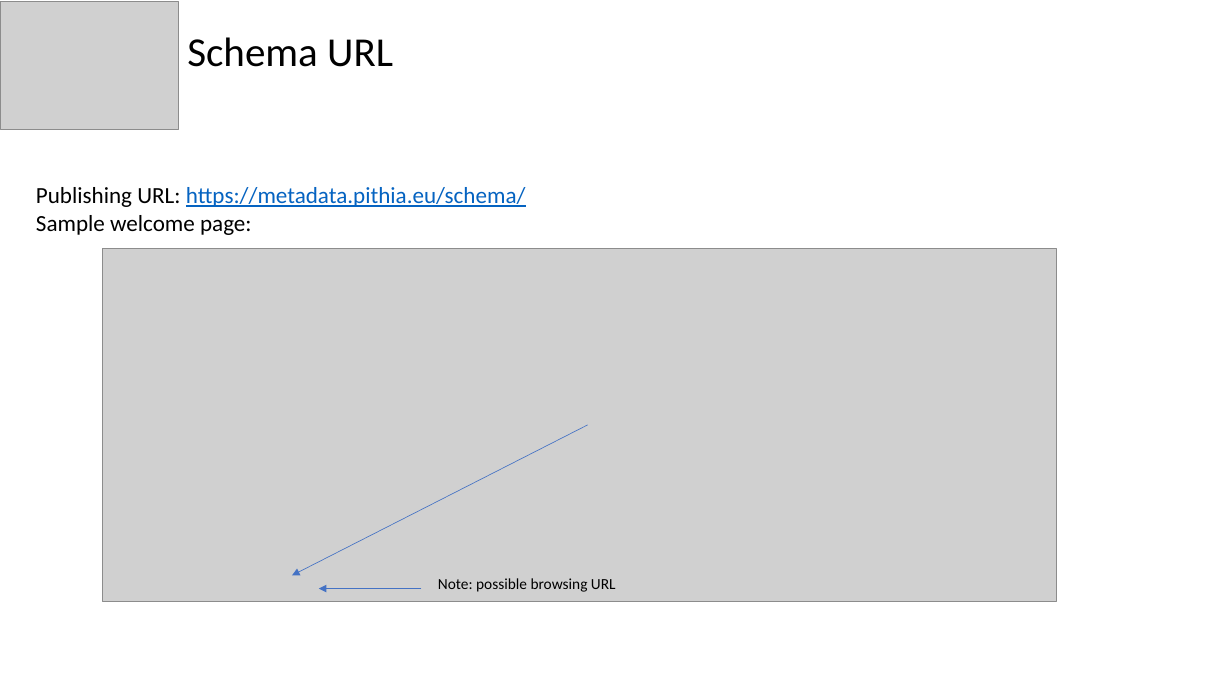
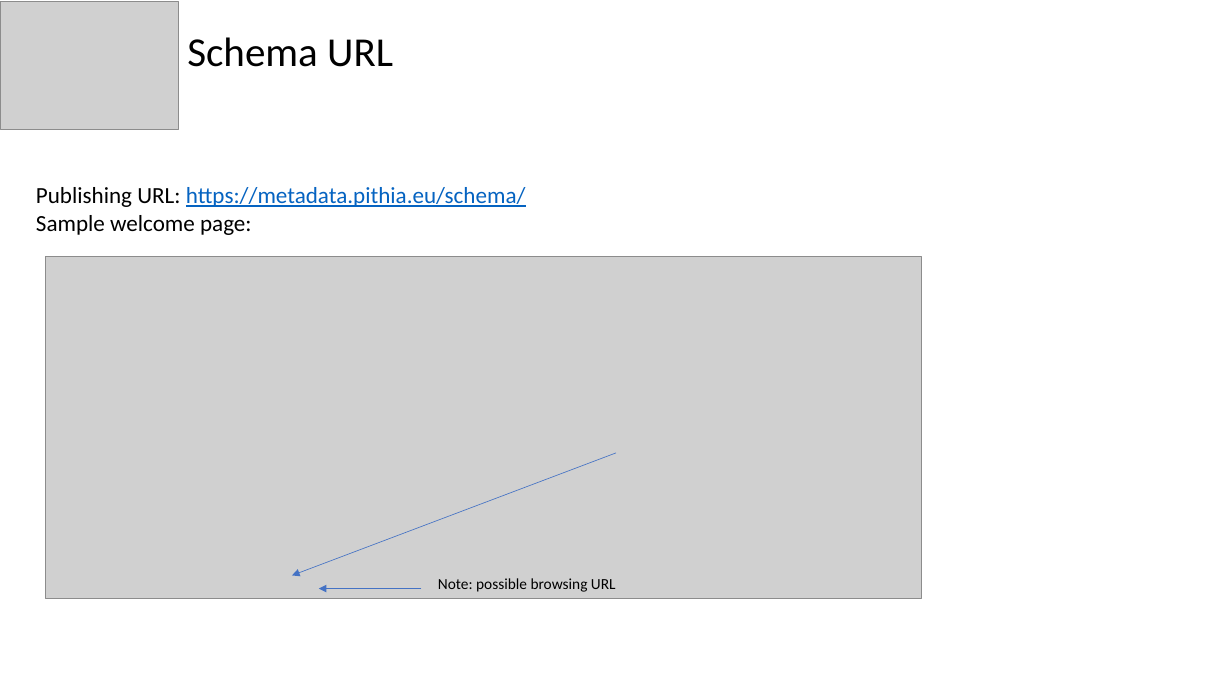
Before and after one commit to pithia-eu/metadata-services, a slide deck: slide 2 of schema/schema - process v1.pptx. Drawn at 1232x693 pixels with LibreOffice and Linux fonts; fonts in the diff are those of the drawing; grey boxes stand for pictures. Boxes give left, top, right and bottom in pixels: in the first picture for what was removed or moved away, otherwise in the second. Text is boxed around its words. In the diff, an @@ line names an element or a change of style, - is before the commit and + after.

```diff
--- a/schema/schema - process v1.pptx
+++ b/schema/schema - process v1.pptx
@@ picture: place and size @@
-picture at [103,249,1056,603]
+picture at [45,257,921,599]
@@ arrow moved from (588, 425) - (292, 576) to (616, 453) - (292, 576) @@
```
